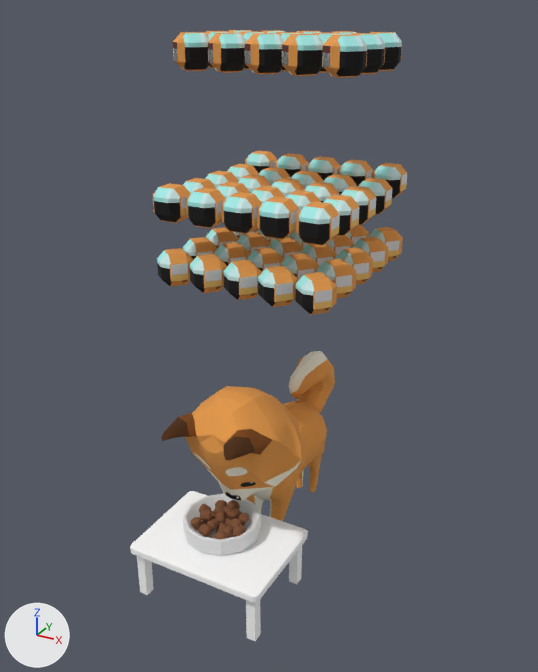
What one commit did to the OBJ model ChiBaApp/app/src/main/assets/models/fullBowl/fullBowl_frame13.obj.
The view is the same before and after, from a camera (50 mm lens) standing at (10.35, -19.91, 15.09) and looking at (0.15, -1.36, 5.82). The lights are fixed; the arrows at lower left show +X, +Y and +Z. Where no turn or scale is listed for an object, it has been applied to the vertices. Vertices at the same position are counted once.

The first picture shows 'fullBowl_frame13'.
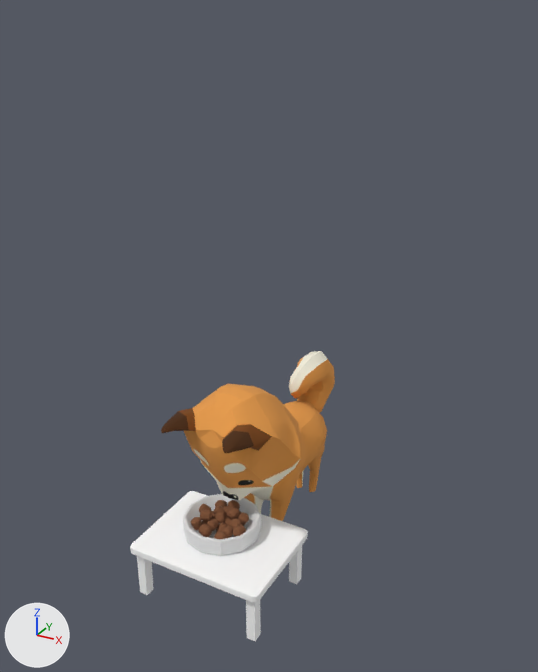
The edits, one by one:
me_fullbowl_frame13 is used by ob_fullbowl_frame13; location (0.0, 0.0, 0.0).
me_fullbowl_frame13 had 4000 vertices, 4863 faces and spanned x -2.9..2.8, y -5.9..3.5, z -1.9..14.5.
me_fullbowl_frame13 now has 2440 vertices, 3173 faces and spans x -2.3..2.3, y -5.9..3.5, z -1.9..4.7.
me_fullbowl_frame13 part 1: 65 loose pieces with 1560 vertices, spanning x -2.9..2.8, y -3.2..3.2, z 7.5..14.5, are deleted.
Part 2, on me_fullbowl_frame13:
16 vertices are removed from x -1.5..1.3, y -5.3..-1.9, z 2.5..4.1.
72 faces are deleted.
20 vertices in x -1.7..1.4, y -5.3..-2.6, z 3.1..4.6 move by (0.0, 0.1, 0.1).
18 vertices in x -1.4..1.2, y -5.4..-3.5, z 3.5..4.4 move by (-0.1, 0.1, 0.1).
12 vertices in x -1.3..1.2, y -5.3..-4.7, z 3.8..3.9 move by (-0.1, 0.1, 0.2).
12 vertices in x -1.0..1.4, y -5.3..-3.6, z 2.2..3.9 move by (-0.1, 0.0, 0.1).
10 vertices in x -1.4..1.6, y -4.4..-2.9, z 1.8..4.1 move by (0.0, 0.0, 0.1).
8 vertices in x -1.5..0.6, y -3.1..-1.8, z 3.3..4.6 move by (0.0, 0.1, 0.0).
36 vertices move from x -1.8..1.3, y -5.4..-2.3, z 0.9..4.5 to x -1.8..1.3, y -5.4..-2.2, z 0.9..4.5.
16 vertices are added at x -1.6..1.3, y -5.2..-1.9, z 2.5..4.3.
72 new faces join them, mat_newrigging1_lambert2sg (picture img_chibaalltextures_jpg).
me_fullbowl_frame13 part 3: 3 kept faces spanning x -1.2..-0.9, y -5.3..-5.0, z 4.0..4.1 get new texture (UV) coordinates.

Pixel boxes [x1, y1, x2, y2] of what changed, in the pictures (538 x 672 px; the box of a moved part takes in the faces that stretch with it):
'fullBowl_frame13', reshaped (26% narrower, 52% shorter): before [130, 30, 407, 641]; after [130, 351, 335, 641]
part 1 of me_fullbowl_frame13, deleted: before [153, 30, 407, 315]
part 2 of me_fullbowl_frame13, moved or reshaped: before [162, 386, 296, 501]; after [161, 384, 294, 500]
part 3 of me_fullbowl_frame13, surface changed: before [163, 430, 177, 440]
